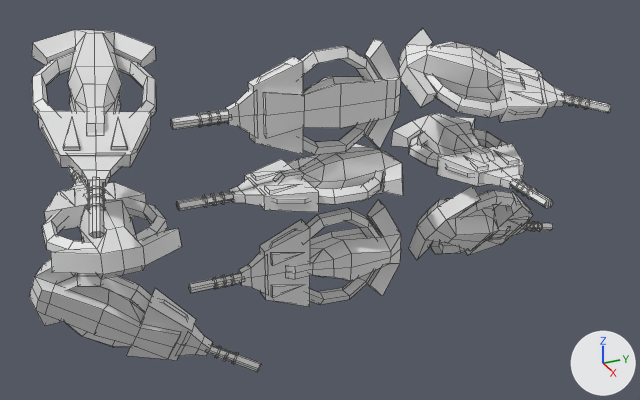
Before and after pictures for a commit that changed the Blender file base/models/aircraft/pbw/pbw.blend.
Before and after are seen from a camera (50 mm lens) standing at (17.77, -7.83, 8.39) and looking at (-0.02, 0.17, -0.5). The lights are fixed; the arrows at lower right show +X, +Y and +Z. Mesh edges are drawn as thin lines.
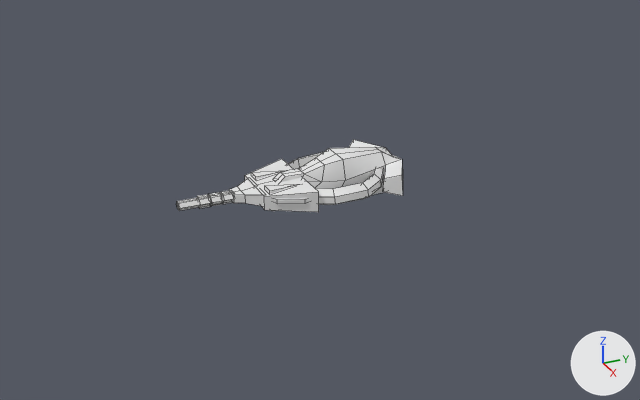
What differs and where, as boxes [x1, y1, x2, y2] in the pictures (640 x 400 px; the box of a moved part takes in the faces that stretch with it):
'Plane.008', deleted: before [32, 30, 156, 238]
'Plane.001', deleted: before [170, 39, 401, 155]
'Plane.002', deleted: before [189, 199, 401, 307]
'Plane.007', deleted: before [29, 260, 261, 372]
'Plane.005', deleted: before [399, 28, 611, 122]
'Plane.003', deleted: before [42, 167, 182, 279]
'Plane', reshaped: before [176, 144, 403, 212]; after [176, 140, 403, 212]
'Plane.004', deleted: before [391, 113, 553, 208]
'Plane.006', deleted: before [408, 185, 553, 260]
part 1 of me_plane, moved or reshaped: before [74, 95, 574, 358]; after [221, 190, 234, 204]
part 2 of me_plane, moved or reshaped: before [72, 97, 582, 361]; after [209, 192, 223, 206]
part 3 of me_plane, moved or reshaped: before [71, 98, 590, 365]; after [197, 194, 211, 209]
part 4 of me_plane, deleted: before [72, 102, 586, 356]
part 5 of me_plane, moved or reshaped: before [32, 28, 516, 348]; after [288, 140, 403, 205]

What changed in the scene script:
```text
Change me_plane:
    used by ob_plane; location = (0.0, 0.0, 0.0)
    remove me_plane.from_pydata(...)  # 149 vertices, 105 faces, 3 loose edges; spans x 0.0..1.31, y -3.33..2.18, z -0.38..0.64
    add me_plane.from_pydata(...)  # 143 vertices, 102 faces, 3 loose edges; spans x 0.0..1.31, y -3.33..2.18, z -0.38..0.64
    me_plane part 1: the loose piece of 12 vertices spanning x 0.0..0.16, y -2.31..-2.26, z -0.11..0.14 is scaled about its middle by (1, 5.3, 1), then moved by (0.0, 0.13, 0.0)
    me_plane part 2: the loose piece of 12 vertices spanning x 0.0..0.16, y -2.51..-2.47, z -0.11..0.14 is scaled about its middle by (1, 5.3, 1), then moved by (0.0, 0.04, 0.0)
    me_plane part 3: the loose piece of 12 vertices spanning x 0.0..0.16, y -2.73..-2.69, z -0.11..0.14 is scaled about its middle by (1, 5.3, 1), then moved by (0.0, -0.02, 0.0)
    me_plane part 4: the loose piece of 6 vertices spanning x 0.12..0.15, y -2.7..-2.07, z 0.0..0.02 is deleted
    me_plane part 5: 29 vertices moved from x 0.23..1.28, y -0.62..2.14, z -0.2..0.29 to x 0.23..1.28, y -0.61..2.14, z -0.2..0.39
Remove ob_plane_008:
    ob_plane_008 = bpy.data.objects.new('Plane.008', me_plane)
    ob_plane_008.location = (0.0, -4.9, 2.53)
    ob_plane_008.rotation_euler = (0.445, 0.0932, 1.378)  # degrees (25, 5.3, 79)
    _m = ob_plane_008.modifiers.new('Mirror', 'MIRROR')
Remove ob_plane_007:
    ob_plane_007 = bpy.data.objects.new('Plane.007', me_plane)
    ob_plane_007.location = (0.0, -4.75, -2.54)
    ob_plane_007.rotation_euler = (0.887, 1.026, 3.5)  # degrees (51, 59, 201)
    _m = ob_plane_007.modifiers.new('Mirror', 'MIRROR')
Remove ob_plane_006:
    ob_plane_006 = bpy.data.objects.new('Plane.006', me_plane)
    ob_plane_006.location = (0.0, 4.91, -2.07)
    ob_plane_006.rotation_euler = (2.571, -0.918, 0.743)  # degrees (147, -53, 43)
    _m = ob_plane_006.modifiers.new('Mirror', 'MIRROR')
Remove ob_plane_005:
    ob_plane_005 = bpy.data.objects.new('Plane.005', me_plane)
    ob_plane_005.location = (0.0, 4.66, 1.88)
    ob_plane_005.rotation_euler = (0.251, -0.4, 2.679)  # degrees (14, -23, 153)
    _m = ob_plane_005.modifiers.new('Mirror', 'MIRROR')
Remove ob_plane_004:
    ob_plane_004 = bpy.data.objects.new('Plane.004', me_plane)
    ob_plane_004.location = (0.0, 4.3, 0.0)
    ob_plane_004.rotation_euler = (0.0, 0.0, 1.571)  # degrees (0, 0, 90)
    _m = ob_plane_004.modifiers.new('Mirror', 'MIRROR')
Remove ob_plane_003:
    ob_plane_003 = bpy.data.objects.new('Plane.003', me_plane)
    ob_plane_003.location = (0.0, -5.05, 0.0)
    ob_plane_003.rotation_euler = (0.0, 0.0, -1.571)  # degrees (0, 0, -90)
    _m = ob_plane_003.modifiers.new('Mirror', 'MIRROR')
Remove ob_plane_002:
    ob_plane_002 = bpy.data.objects.new('Plane.002', me_plane)
    ob_plane_002.location = (0.0, 0.14, -2.14)
    ob_plane_002.rotation_euler = (0.0, 1.571, 0.0)  # degrees (0, 90, 0)
    _m = ob_plane_002.modifiers.new('Mirror', 'MIRROR')
Remove ob_plane_001:
    ob_plane_001 = bpy.data.objects.new('Plane.001', me_plane)
    ob_plane_001.location = (0.0, 0.0, 1.94)
    ob_plane_001.rotation_euler = (0.0, -1.571, 0.0)  # degrees (0, -90, 0)
    _m = ob_plane_001.modifiers.new('Mirror', 'MIRROR')
```
